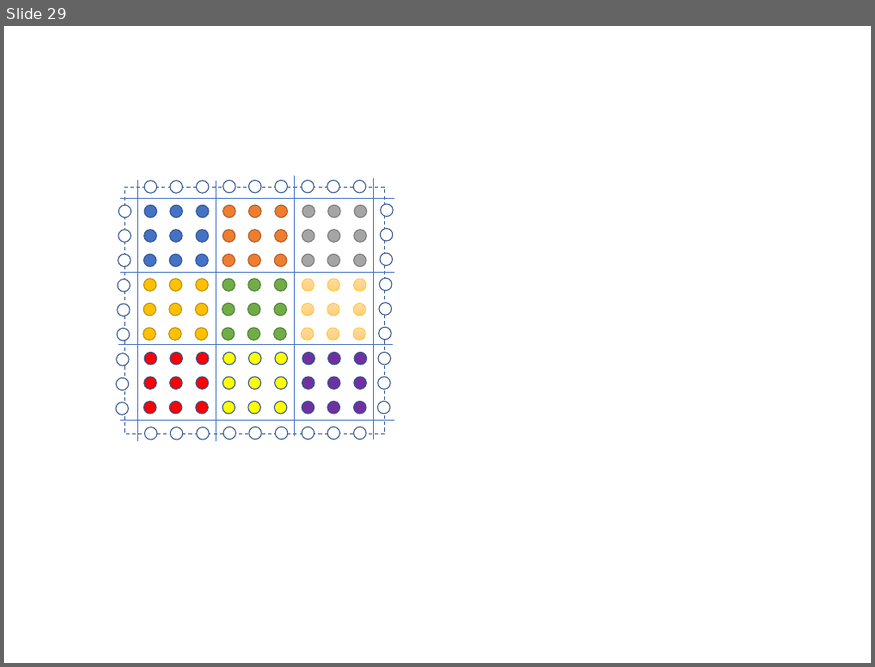
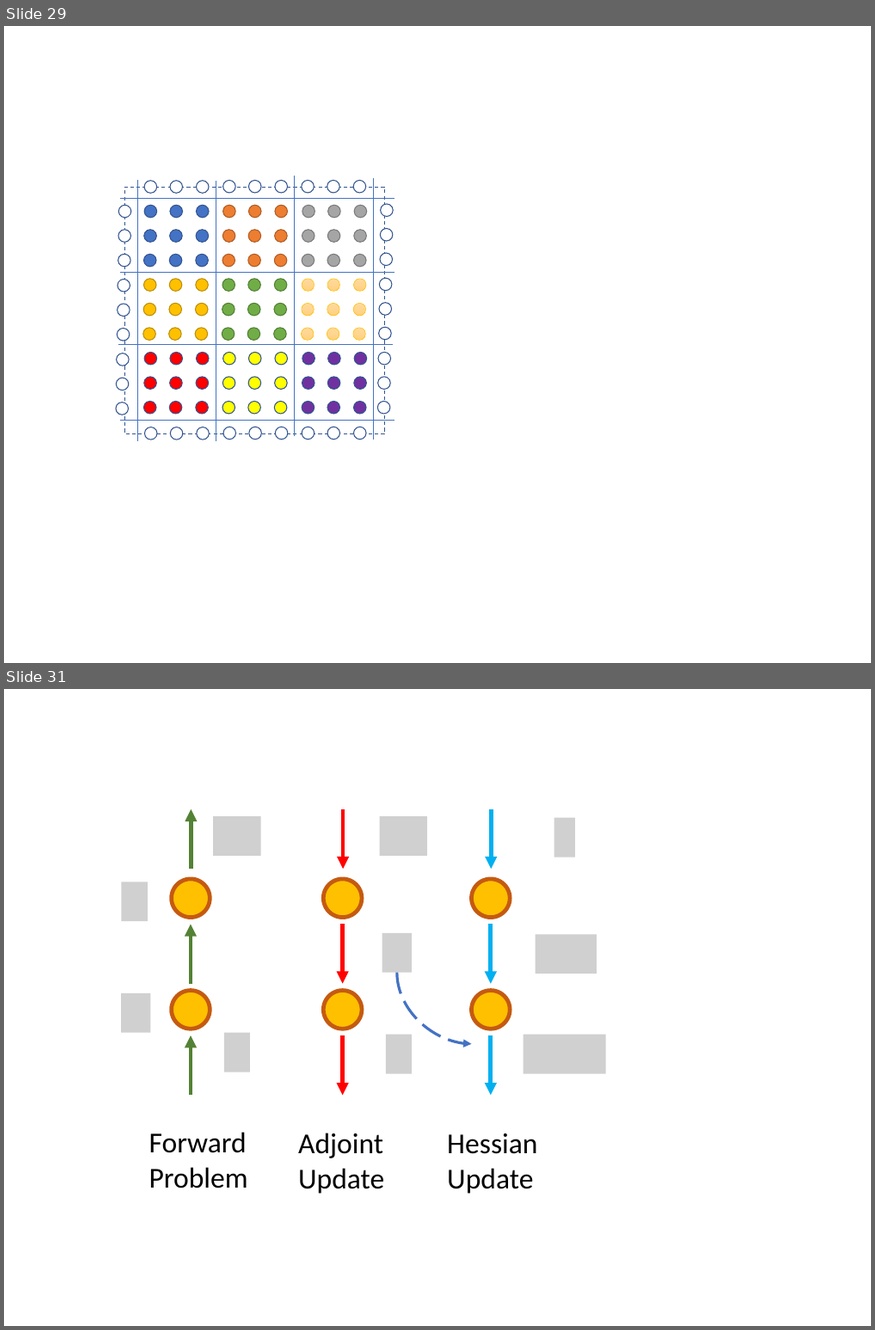
Before and after one commit to ADCMEMarket/ADCMEImages, a slide deck: Slides/figures.pptx. Shown one above the other, each under a label of ours: slide 29 before the commit, slides 29 and 31 after it; the slides between them are not shown. The pictures are 875x667 and 875x1330 pixels, drawn with LibreOffice and Linux fonts; fonts in the diff are those of the drawing; grey boxes stand for pictures. Boxes give left, top, right and bottom in pixels: in the first picture for what was removed or moved away, otherwise in the second. Text is boxed around its words. In the diff, an @@ line names an element or a change of style, - is before the commit and + after.

```diff
--- a/Slides/figures.pptx
+++ b/Slides/figures.pptx
@@ slide 31 added at [4,689,871,1326], background #FFFFFF @@
@@ arrow added from (191, 869) to (191, 809), #548235 4.5 pt @@
@@ picture added at [213,816,261,856] @@
@@ arrow added from (343, 809) to (343, 869), #FF0000 4.5 pt @@
@@ picture added at [380,816,427,856] @@
@@ arrow added from (491, 809) to (491, 869), #00B0F0 4.5 pt @@
@@ picture added at [554,818,575,858] @@
@@ picture added at [121,883,148,922] @@
@@ ellipse added at [171,879,210,917], fill #FFC000, outline #C55A11 4.5 pt @@
@@ ellipse added at [323,879,362,917], fill #FFC000, outline #C55A11 4.5 pt @@
@@ ellipse added at [472,879,510,917], fill #FFC000, outline #C55A11 4.5 pt @@
@@ arrow added from (191, 984) to (191, 925), #548235 4.5 pt @@
@@ arrow added from (343, 925) to (343, 984), #FF0000 4.5 pt @@
@@ picture added at [382,933,412,973] @@
@@ arrow added from (491, 925) to (491, 984), #00B0F0 4.5 pt @@
@@ picture added at [535,934,597,974] @@
@@ picture added at [121,993,150,1033] @@
@@ ellipse added at [171,991,210,1029], fill #FFC000, outline #C55A11 4.5 pt @@
@@ ellipse added at [323,991,362,1029], fill #FFC000, outline #C55A11 4.5 pt @@
@@ curved arrow added from (397, 973) to (472, 1044), #4472C4 3 pt dashed @@
@@ ellipse added at [472,991,510,1029], fill #FFC000, outline #C55A11 4.5 pt @@
@@ arrow added from (191, 1096) to (191, 1036), #548235 4.5 pt @@
@@ picture added at [224,1033,250,1073] @@
@@ arrow added from (343, 1036) to (343, 1096), #FF0000 4.5 pt @@
@@ picture added at [386,1035,412,1074] @@
@@ arrow added from (491, 1036) to (491, 1096), #00B0F0 4.5 pt @@
@@ picture added at [523,1035,606,1074] @@
@@ text added at [149,1132,248,1189], 32 pt, text #000000 @@
+Forward
+Problem
@@ text added at [298,1133,384,1194], 32 pt, text #000000 @@
+Adjoint
+Update
@@ text added at [447,1134,537,1194], 32 pt, text #000000 @@
+Hessian
+Update
```
Also in this commit, not shown: 7 other slides added, 1 other file.
